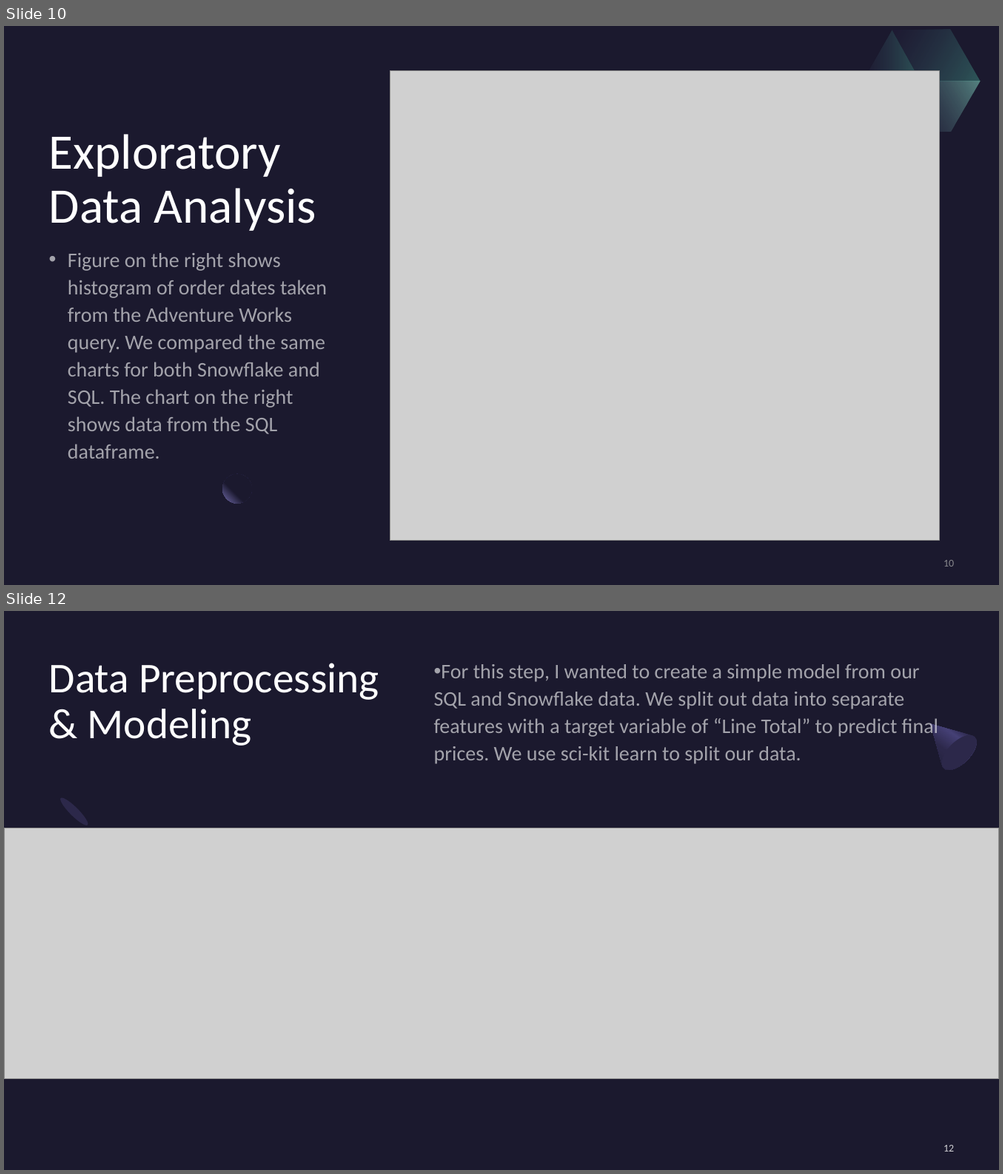
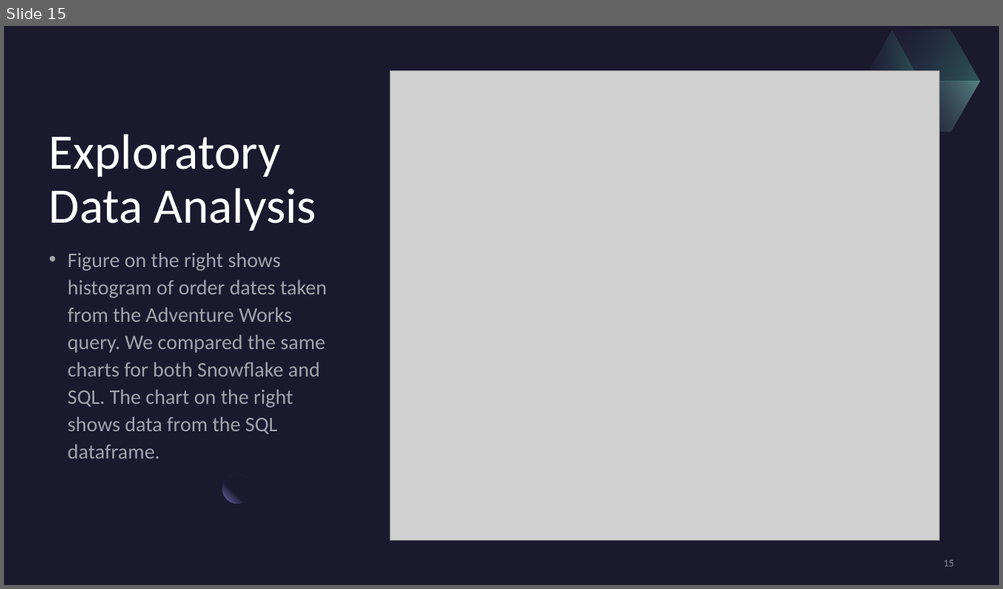
Before and after one commit to rehank1990/Capstone-3, a slide deck: Capstone 3 Datawarehouse Comparisons.pptx. Shown one above the other, each under a label of ours: slides 10 and 12 before the commit, slide 15 after it; the slides between them are not shown. The pictures are 1003x1174 and 1003x589 pixels, drawn with LibreOffice and Linux fonts; fonts in the diff are those of the drawing; grey boxes stand for pictures. Boxes give left, top, right and bottom in pixels: in the first picture for what was removed or moved away, otherwise in the second. Text is boxed around its words. In the diff, an @@ line names an element or a change of style, - is before the commit and + after.

```diff
--- a/Capstone 3 Datawarehouse Comparisons.pptx
+++ b/Capstone 3 Datawarehouse Comparisons.pptx
@@ slide 12 removed at (4,611,999,1170), background #1B192E @@
@@ rectangle removed at (4,611,999,1170) @@
@@ title removed at (49,663,379,746) @@
-Data Preprocessing & Modeling
@@ text removed at (434,664,938,764) @@
-• For this step, I wanted to create a simple model from our SQL and Snowflake data. We split out data into separate features with a target variable of “Line Total” to predict final prices. We use sci-kit learn to split our data.
@@ freeform shape removed at (915,708,983,776) @@
@@ ellipse removed at (936,729,982,776) @@
@@ freeform shape removed at (7,798,168,959) @@
@@ freeform shape removed at (8,792,175,960) @@
@@ ellipse removed at (57,795,91,829) @@
@@ picture removed at (4,828,999,1079) @@
@@ page number removed at (943,1145,953,1152) @@
-12
@@ what was slide 10 is now slide 15 @@
@@ page number at (943,560,953,567): text changed @@
-10
+15
```
Also in this commit, not shown: 7 slides changed, 7 slides added, 4 other slides removed.
